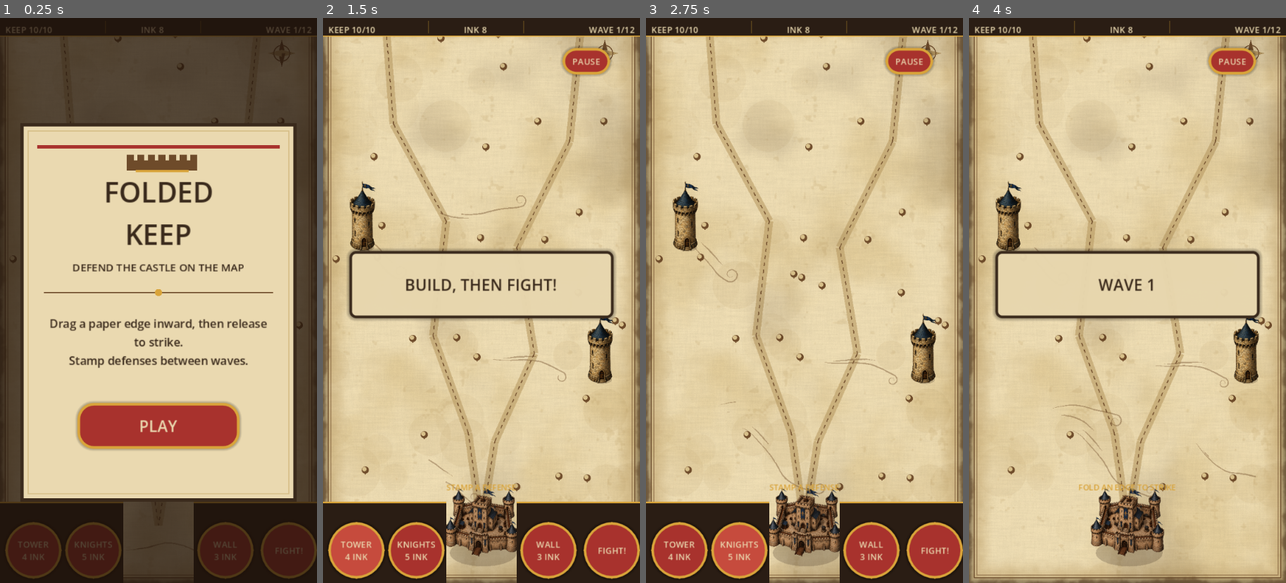
Above: before the commit, frames 1-4 (left to right).
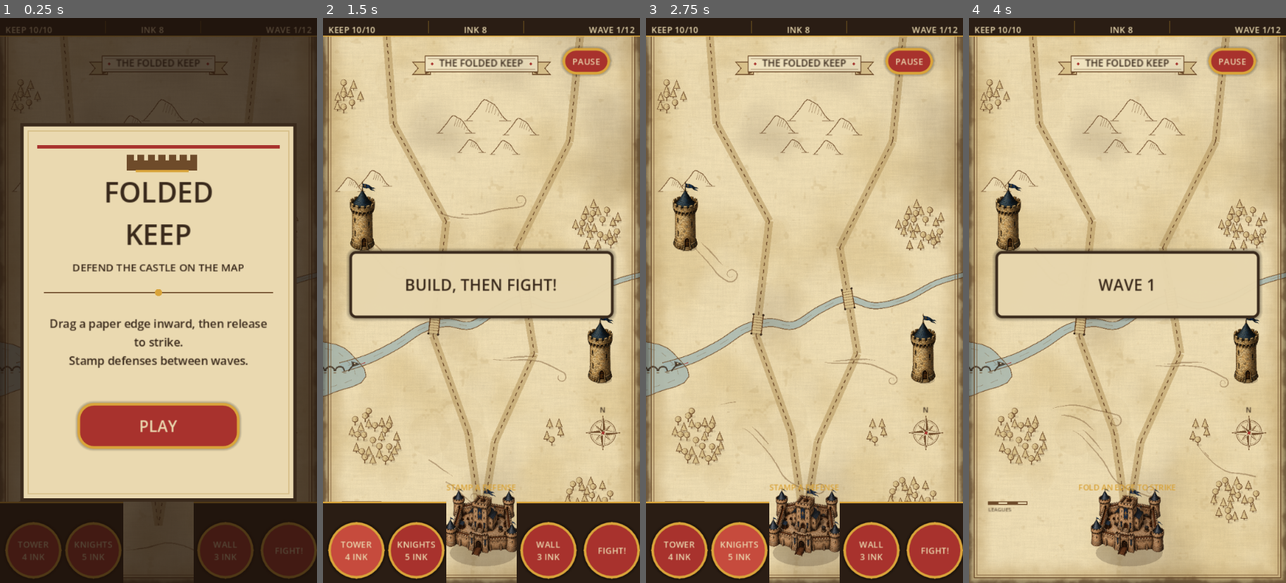
Above: after the commit, the same moments.

Repository: vortechU/folded-keep
Game: Godot game, scene res://scenes/main.tscn
Same seed, same stepped clock (60 frames per second), same inputs: the game is played once before the commit and once after it.
Inputs:
- Up to frame 1 (0.25 s): no input
- Up to frame 2 (1.5 s): click "PLAY" at 0.5 s; click "TOWER 4 INK" at 1.25 s
- Up to frame 3 (2.75 s): click "KNIGHTS 5 INK" at 2 s
- Up to frame 4 (4 s): click "WALL 3 INK" at 2.75 s; click "FIGHT!" at 3.5 s

The runs differ from the first frame. In frame 1, 0.4% of the frame differs, in the area x 1-96%, y 3-66%; in frame 2, 5.1%; in frame 3, 5.9%, in the area x 0-100%, y 3-86%; in frame 4, 5.4%.

Commit message:
Old-map decoration: river with bridges and a lake serpent, hatched hills, forests, title banner, compass rose and scale bar, baked into the paper; no building on water
Co-Authored-By: Claude Opus 5.5 <noreply@anthropic.com>

Diff:
--- a/scripts/game/build_controller.gd
+++ b/scripts/game/build_controller.gd
@@ -68,7 +68,7 @@
 	if kind == "wall":
 		if road.dist > 1.0:
 			return false
-	elif road.dist < 16.0:
+	elif road.dist < 16.0 or paper.on_water(pos):
 		return false
 	var probe := Building.new()
 	probe.size = SIZES[kind]
--- /dev/null
+++ b/scripts/world/decor.gd
@@ -0,0 +1,194 @@
+class_name Decor
+extends Node2D
+## Old-map decoration drawn once into the baked parchment (paper.gd): a river running into a lake
+## with a sea serpent, hatched hills, forests, the title banner, a compass rose and a scale bar.
+## Purely cosmetic; everything stays sepia and faint so red and blue ink stay readable.
+## Bridges are drawn by paper.gd on top of the roads. Owner: Claude.
+
+const WATER := Color("#9fb4b2")
+const LAKE := Vector2(-6, 398)
+const LAKE_R := Vector2(50, 32)
+
+var paper: Paper
+var _rng := RandomNumberGenerator.new()
+var _font: Font
+
+
+func _draw() -> void:
+	_rng.seed = 11
+	_font = ThemeDB.fallback_font
+	_draw_water()
+	_draw_serpent(Vector2(16, 400))
+	_draw_hills([Vector3(150, 130, 38), Vector3(186, 116, 46), Vector3(224, 132, 36), Vector3(168, 152, 28),
+		Vector3(206, 154, 30)])
+	_draw_hills([Vector3(30, 196, 30), Vector3(58, 190, 34)])
+	for f in [Vector3(58, 478, 30), Vector3(312, 238, 26), Vector3(302, 548, 26), Vector3(28, 92, 16),
+		Vector3(262, 470, 12)]:
+		_draw_forest(Vector2(f.x, f.y), f.z)
+	_draw_cartouche(Vector2(180, 52), "THE FOLDED KEEP")
+	_draw_compass(Vector2(318, 470), 20.0)
+	_draw_scale_bar(Vector2(22, 548))
+
+
+# --- water ------------------------------------------------------------------------------
+
+func _draw_water() -> void:
+	var lake := PackedVector2Array()
+	for k in 28:
+		var a := TAU * k / 28.0
+		var wob := 1.0 + sin(a * 3.0 + 1.0) * 0.08 + sin(a * 5.0) * 0.05
+		lake.append(LAKE + Vector2(cos(a) * LAKE_R.x, sin(a) * LAKE_R.y) * wob)
+	var r := paper.river
+	# the river: quads between offset banks, widening downstream
+	var left := PackedVector2Array()
+	var right := PackedVector2Array()
+	for i in r.size():
+		var d := (r[mini(i + 1, r.size() - 1)] - r[maxi(i - 1, 0)]).normalized()
+		var w := lerpf(2.8, 5.5, float(i) / r.size())
+		left.append(r[i] + d.orthogonal() * w)
+		right.append(r[i] - d.orthogonal() * w)
+	for i in r.size() - 1:
+		draw_colored_polygon(PackedVector2Array([left[i], left[i + 1], right[i + 1], right[i]]), Color(WATER, 0.75))
+	draw_colored_polygon(lake, Color(WATER, 0.75))
+	draw_polyline(left, Color(Palette.SEPIA, 0.8), 0.9)
+	draw_polyline(right, Color(Palette.SEPIA, 0.8), 0.9)
+	draw_polyline(lake + PackedVector2Array([lake[0]]), Color(Palette.SEPIA, 0.8), 0.9)
+	# ripples: shore lines inside the lake, current strokes along the river
+	var ring := PackedVector2Array()
+	for p in lake:
+		ring.append(LAKE + (p - LAKE) * 0.78)
+	for i in range(0, ring.size() - 1, 2):
+		draw_line(ring[i], ring[i + 1], Color(Palette.SEPIA, 0.35), 0.6)
+	for i in range(2, r.size() - 3, 5):
+		draw_line(r[i], r[i + 2], Color(Palette.SEPIA, 0.3), 0.6)
+
+
+func _draw_serpent(p: Vector2) -> void:
+	draw_set_transform(p, 0.0, Vector2.ONE * 1.6)
+	p = Vector2.ZERO
+	var ink := Color(Palette.INK, 0.8)
+	# three humps breaking the water, then the head
+	for i in 3:
+		var c := p + Vector2(i * 7.0 - 12.0, 0)
+		draw_arc(c, 3.2, PI, TAU, 8, ink, 1.1)
+		draw_line(c + Vector2(-4.5, 1.2), c + Vector2(-2.5, 1.2), Color(Palette.SEPIA, 0.5), 0.6)
+		draw_line(c + Vector2(2.5, 1.2), c + Vector2(4.5, 1.2), Color(Palette.SEPIA, 0.5), 0.6)
+	var h := p + Vector2(12, -5)
+	draw_line(p + Vector2(8, 0), h, ink, 1.1)
+	draw_colored_polygon(PackedVector2Array([h + Vector2(-2, -2), h + Vector2(5, 0), h + Vector2(-1, 2)]), ink)
+	draw_line(h + Vector2(5, 0), h + Vector2(8, -1), Color(Palette.RED, 0.8), 0.5)
+	draw_circle(h + Vector2(0.5, -0.6), 0.5, Palette.PARCHMENT)
+	draw_set_transform(Vector2.ZERO)
+
+
+# --- land -------------------------------------------------------------------------------
+
+## A range of hachured hills, back to front: each Vector3 is (x, base y, width).
+func _draw_hills(hills: Array) -> void:
+	hills.sort_custom(func(a, b): return a.y < b.y)
+	for hv in hills:
+		var base := Vector2(hv.x, hv.y)
+		var w: float = hv.z
+		var h := w * 0.5
+		var outline := PackedVector2Array()
+		for k in 17:
+			var t := k / 16.0
+			# half rounded mound, half peak
+			var peak := 1.0 - absf(2.0 * t - 1.0)
+			var s := lerpf(pow(sin(PI * t), 1.2), peak * peak * (3.0 - 2.0 * peak), 0.4)
+			outline.append(base + Vector2((t - 0.5) * w, -h * s * (1.0 + 0.06 * sin(t * 19.0))))
+		# fill so hills in front hide the ones behind
+		draw_colored_polygon(outline, Color(Palette.PARCHMENT, 0.92))
+		draw_polyline(outline, Color(Palette.SEPIA, 0.85), 0.9)
+		# shading hachures down the shadowed (right) flank
+		for k in range(9, 16):
+			var top := outline[k]
+			var len := (base.y - top.y) * 0.55
+			draw_line(top + Vector2(-0.6, 1.0), top + Vector2(-len * 0.35, len), Color(Palette.SEPIA, 0.55), 0.55)
+		# ground strokes at the foot
+		draw_line(base + Vector2(-w * 0.55, 0.5), base + Vector2(-w * 0.35, 0.5), Color(Palette.SEPIA, 0.5), 0.6)
+		draw_line(base + Vector2(w * 0.3, 0.5), base + Vector2(w * 0.6, 0.5), Color(Palette.SEPIA, 0.5), 0.6)
+
+
+## A clump of trees scattered around `c`, kept off the roads and the river.
+func _draw_forest(c: Vector2, radius: float) -> void:
+	var trees: Array[Vector2] = []
+	for i in int(radius * radius * 0.12):
+		var p := c + Vector2.from_angle(_rng.randf() * TAU) * sqrt(_rng.randf()) * radius
+		if paper.near_road(p, 12.0) or paper.near_river(p, 8.0) or not Rect2(12, 30, 336, 598).has_point(p):
+			continue
+		if trees.any(func(q): return q.distance_to(p) < 6.5):
+			continue
+		trees.append(p)
+	trees.sort_custom(func(a, b): return a.y < b.y)
+	for p in trees:
+		draw_set_transform(p + Vector2(1.5, 2.5), 0.0, Vector2(1.0, 0.45))
+		draw_circle(Vector2.ZERO, 3.2, Color(Palette.INK, 0.12))
+		draw_set_transform(Vector2.ZERO)
+		if _rng.randf() < 0.45:
+			# conifer
+			var tri := PackedVector2Array([p + Vector2(0, -8), p + Vector2(3.6, 1), p + Vector2(-3.6, 1)])
+			draw_colored_polygon(tri, Palette.PARCHMENT_MID)
+			draw_polyline(tri + PackedVector2Array([tri[0]]), Color(Palette.SEPIA, 0.9), 0.7)
+			draw_line(p + Vector2(0.5, -5), p + Vector2(2.2, 0), Color(Palette.SEPIA, 0.6), 0.5)
+			draw_line(p + Vector2(0, 1), p + Vector2(0, 3), Palette.SEPIA, 0.8)
+		else:
+			# broadleaf lollipop with a shaded side
+			draw_line(p + Vector2(0, -1), p + Vector2(0, 3), Palette.SEPIA, 0.9)
+			draw_circle(p + Vector2(0, -4), 3.6, Color(Palette.SEPIA, 0.9))
+			draw_circle(p + Vector2(-0.3, -4.2), 2.9, Palette.PARCHMENT_MID)
+			draw_line(p + Vector2(1.2, -6), p + Vector2(2.2, -3), Color(Palette.SEPIA, 0.6), 0.5)
+			draw_line(p + Vector2(0.4, -4.5), p + Vector2(1.4, -1.5), Color(Palette.SEPIA, 0.6), 0.5)
+
+
+# --- cartography ------------------------------------------------------------------------
+
+## A ribbon banner with the map's title.
+func _draw_cartouche(c: Vector2, title: String) -> void:
+	var size := 11
+	var tw := _font.get_string_size(title, HORIZONTAL_ALIGNMENT_LEFT, -1, size).x
+	var half := Vector2(tw * 0.5 + 16.0, 9.0)
+	# tails behind the ribbon, folded under
+	for sx in [-1.0, 1.0]:
+		var e := c + Vector2(sx * half.x, 4)
+		var tail := PackedVector2Array([e + Vector2(-sx * 6, -6), e + Vector2(sx * 14, -6), e + Vector2(sx * 8, 1),
+			e + Vector2(sx * 14, 8), e + Vector2(-sx * 6, 8)])
+		draw_colored_polygon(tail, Palette.PARCHMENT_MID)
+		draw_polyline(tail + PackedVector2Array([tail[0]]), Palette.SEPIA, 0.9)
+		draw_colored_polygon(PackedVector2Array([c + Vector2(sx * half.x, half.y), c + Vector2(sx * (half.x - 6), half.y),
+			c + Vector2(sx * half.x, half.y + 3)]), Palette.SEPIA)
+	var body := Rect2(c - half, half * 2.0)
+	draw_rect(body, Color("#efe2bf"))
+	draw_rect(body, Palette.SEPIA, false, 1.0)
+	draw_line(body.position + Vector2(3, 3), Vector2(body.end.x - 3, body.position.y + 3), Color(Palette.SEPIA, 0.4), 0.6)
+	draw_line(Vector2(body.position.x + 3, body.end.y - 3), body.end - Vector2(3, 3), Color(Palette.SEPIA, 0.4), 0.6)
+	draw_string(_font, c + Vector2(-tw * 0.5, size * 0.36), title, HORIZONTAL_ALIGNMENT_LEFT, -1, size, Palette.INK)
+	for sx in [-1.0, 1.0]:
+		draw_circle(c + Vector2(sx * (tw * 0.5 + 8.0), 0), 1.4, Palette.RED)
+
+
+## An eight-point compass rose with a fleur of North.
+func _draw_compass(c: Vector2, r: float) -> void:
+	draw_arc(c, r * 0.72, 0.0, TAU, 32, Color(Palette.SEPIA, 0.8), 0.8)
+	draw_arc(c, r * 0.64, 0.0, TAU, 32, Color(Palette.SEPIA, 0.5), 0.5)
+	for i in 8:
+		var a := i * PI * 0.25 - PI * 0.5
+		var long := i % 2 == 0
+		var tip := c + Vector2.from_angle(a) * r * (1.0 if long else 0.6)
+		var side := Vector2.from_angle(a + PI * 0.5) * r * (0.16 if long else 0.1)
+		# each point is split into a dark and a light half
+		draw_colored_polygon(PackedVector2Array([c, tip, c + side]), Palette.SEPIA if long else Color(Palette.SEPIA, 0.7))
+		draw_colored_polygon(PackedVector2Array([c, tip, c - side]), Palette.PARCHMENT)
+		draw_polyline(PackedVector2Array([c + side, tip, c - side]), Palette.SEPIA, 0.6)
+	draw_circle(c, 1.6, Palette.RED)
+	var n := c + Vector2(0, -r - 6)
+	var w := _font.get_string_size("N", HORIZONTAL_ALIGNMENT_LEFT, -1, 8).x
+	draw_string(_font, n + Vector2(-w * 0.5, 3), "N", HORIZONTAL_ALIGNMENT_LEFT, -1, 8, Palette.INK)
+
+
+func _draw_scale_bar(p: Vector2) -> void:
+	for i in 4:
+		var r := Rect2(p + Vector2(i * 11.0, 0), Vector2(11, 3))
+		draw_rect(r, Palette.SEPIA if i % 2 == 0 else Palette.PARCHMENT)
+		draw_rect(r, Palette.SEPIA, false, 0.6)
+	draw_string(_font, p + Vector2(0, 11), "LEAGUES", HORIZONTAL_ALIGNMENT_LEFT, -1, 6, Color(Palette.INK, 0.8))
--- a/scripts/world/paper.gd
+++ b/scripts/world/paper.gd
@@ -1,7 +1,7 @@
 class_name Paper
 extends Node2D
-## The parchment itself: base texture, frame, roads and terrain decals.
-## Procedural placeholder until the parchment tile and terrain sprites land.
+## The parchment itself: aged paper + old-map decoration (baked once, see decor.gd), frame,
+## roads and the bridges where they cross the river.
 
 const SIZE := Vector2(360, 640)
 const KEEP_POS := Vector2(180, 575)
@@ -11,26 +11,54 @@
 	PackedVector2Array([Vector2(295, -10), Vector2(280, 140), Vector2(220, 260), Vector2(240, 380), Vector2(195, 480), KEEP_POS]),
 ]
 
+## The river, as control points (smoothed in _ready). Decorative: units cross it on the bridges.
+const RIVER_POINTS := [Vector2(364, 290), Vector2(330, 300), Vector2(295, 318), Vector2(260, 326), Vector2(228, 318),
+	Vector2(198, 330), Vector2(168, 348), Vector2(140, 345), Vector2(112, 352), Vector2(84, 370), Vector2(52, 386),
+	Vector2(20, 396)]
+
 const PaperShader := preload("res://shaders/paper.gdshader")
 ## The map renders at 2x (main.gd RENDER_SCALE); the aged-paper texture is baked at that size.
 const BAKE_SCALE := 2
 
+var river := PackedVector2Array()
 var _stains: Array = []
-var _trees: Array = []
+var _bridges: Array[Dictionary] = [] ## {pos, road_dir}
 var _base: Texture2D
 
 
 func _ready() -> void:
+	river = _smooth(RIVER_POINTS, 6)
+	_find_bridges()
 	_bake()
 	var rng := RandomNumberGenerator.new()
 	rng.seed = 7
-	for i in 70:
-		_stains.append([Vector2(rng.randf() * SIZE.x, rng.randf() * SIZE.y), rng.randf_range(6, 30), rng.randf_range(0.04, 0.12)])
 	for i in 40:
-		var p := Vector2(rng.randf_range(14, SIZE.x - 14), rng.randf_range(14, SIZE.y - 90))
-		if _near_road(p, 22.0):
-			continue
-		_trees.append(p.round())
+		_stains.append([Vector2(rng.randf() * SIZE.x, rng.randf() * SIZE.y), rng.randf_range(6, 30), rng.randf_range(0.03, 0.08)])
+
+
+## Catmull-Rom through the points, `steps` samples per segment.
+static func _smooth(pts: Array, steps: int) -> PackedVector2Array:
+	var out := PackedVector2Array()
+	for i in pts.size() - 1:
+		var p0: Vector2 = pts[maxi(i - 1, 0)]
+		var p1: Vector2 = pts[i]
+		var p2: Vector2 = pts[i + 1]
+		var p3: Vector2 = pts[mini(i + 2, pts.size() - 1)]
+		for k in steps:
+			var t := float(k) / steps
+			out.append(0.5 * ((2.0 * p1) + (p2 - p0) * t + (2.0 * p0 - 5.0 * p1 + 4.0 * p2 - p3) * t * t
+				+ (3.0 * p1 - p0 - 3.0 * p2 + p3) * t * t * t))
+	out.append(pts[-1])
+	return out
+
+
+func _find_bridges() -> void:
+	for r in roads:
+		for i in r.size() - 1:
+			for j in river.size() - 1:
+				var hit: Variant = Geometry2D.segment_intersects_segment(r[i], r[i + 1], river[j], river[j + 1])
+				if hit != null:
+					_bridges.append({"pos": hit, "road_dir": (r[i + 1] - r[i]).normalized()})
 
 
 ## Render the aged parchment once into a texture (the shader never runs again).
@@ -46,6 +74,10 @@
 	mat.set_shader_parameter("seed", 3.0)
 	rect.material = mat
 	vp.add_child(rect)
+	var decor := Decor.new()
+	decor.paper = self
+	decor.scale = Vector2.ONE * BAKE_SCALE
+	vp.add_child(decor)
 	add_child(vp)
 	_base = vp.get_texture()
 
@@ -62,7 +94,20 @@
 	return best
 
 
-func _near_road(p: Vector2, dist: float) -> bool:
+## On the river or the lake (nothing can be built there).
+func on_water(p: Vector2) -> bool:
+	var q := (p - Decor.LAKE) / Decor.LAKE_R
+	return q.length() < 1.05 or near_river(p, 8.0)
+
+
+func near_river(p: Vector2, dist: float) -> bool:
+	for i in river.size() - 1:
+		if Geometry2D.get_closest_point_to_segment(p, river[i], river[i + 1]).distance_to(p) < dist:
+			return true
+	return false
+
+
+func near_road(p: Vector2, dist: float) -> bool:
 	for r in roads:
 		for i in r.size() - 1:
 			var c := Geometry2D.get_closest_point_to_segment(p, r[i], r[i + 1])
@@ -85,17 +130,20 @@
 			draw_line(r[i], r[i + 1], Color(Palette.PARCHMENT_SHADOW, 0.6), 9.0)
 		for i in r.size() - 1:
 			draw_dashed_line(r[i], r[i + 1], Palette.SEPIA, 1.0, 4.0)
-	for t in _trees:
-		draw_line(t + Vector2(0, 1), t + Vector2(0, 5), Palette.SEPIA, 1.0)
-		draw_circle(t, 4.0, Palette.SEPIA)
-		draw_circle(t + Vector2(-1, -1), 2.5, Palette.PARCHMENT_MID)
-	_compass(Vector2(320, 40))
+	for b in _bridges:
+		_bridge(b.pos, b.road_dir)
 
 
-func _compass(c: Vector2) -> void:
-	for i in 4:
-		var a := i * PI * 0.5
-		var tip := c + Vector2.from_angle(a - PI * 0.5) * 16.0
-		var side := Vector2.from_angle(a) * 4.0
-		draw_colored_polygon(PackedVector2Array([c + side, tip, c - side]), Palette.SEPIA if i % 2 == 0 else Palette.PARCHMENT_SHADOW)
-	draw_arc(c, 9.0, 0.0, TAU, 20, Palette.SEPIA, 1.0)
+## A plank bridge carrying the road over the river.
+func _bridge(c: Vector2, d: Vector2) -> void:
+	var n := d.orthogonal()
+	var deck := PackedVector2Array([c - d * 10 - n * 5, c + d * 10 - n * 5, c + d * 10 + n * 5, c - d * 10 + n * 5])
+	draw_colored_polygon(PackedVector2Array([deck[0] + Vector2(1, 1.5), deck[1] + Vector2(1, 1.5), deck[2] + Vector2(1, 1.5),
+		deck[3] + Vector2(1, 1.5)]), Color(Palette.INK, 0.2))
+	draw_colored_polygon(deck, Palette.PARCHMENT_MID)
+	for k in range(-8, 9, 3):
+		draw_line(c + d * k - n * 5, c + d * k + n * 5, Color(Palette.SEPIA, 0.6), 0.6)
+	for sn in [-1.0, 1.0]:
+		draw_line(c - d * 11 + n * 5.5 * sn, c + d * 11 + n * 5.5 * sn, Palette.SEPIA, 1.2)
+		for sd in [-1.0, 1.0]:
+			draw_circle(c + d * 11 * sd + n * 5.5 * sn, 1.2, Palette.INK)
Not shown, added: scripts/world/decor.gd.uid
Not shown, changed: TASKS.md
